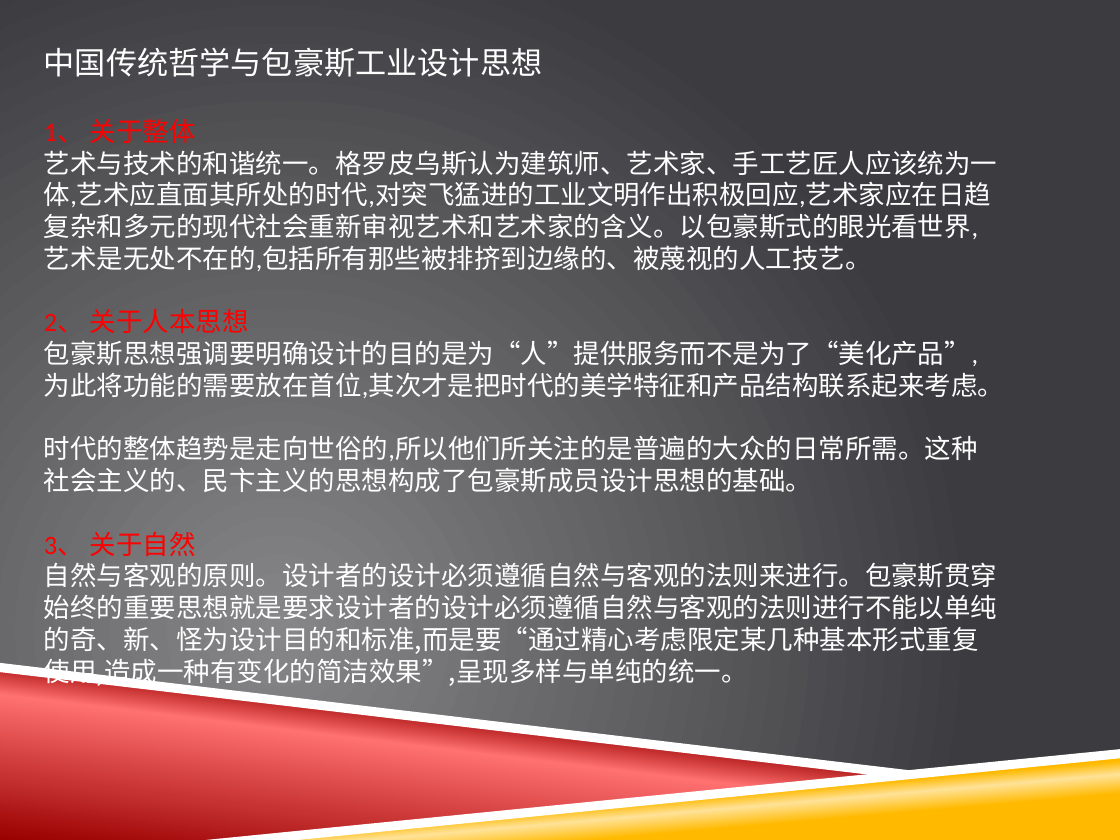
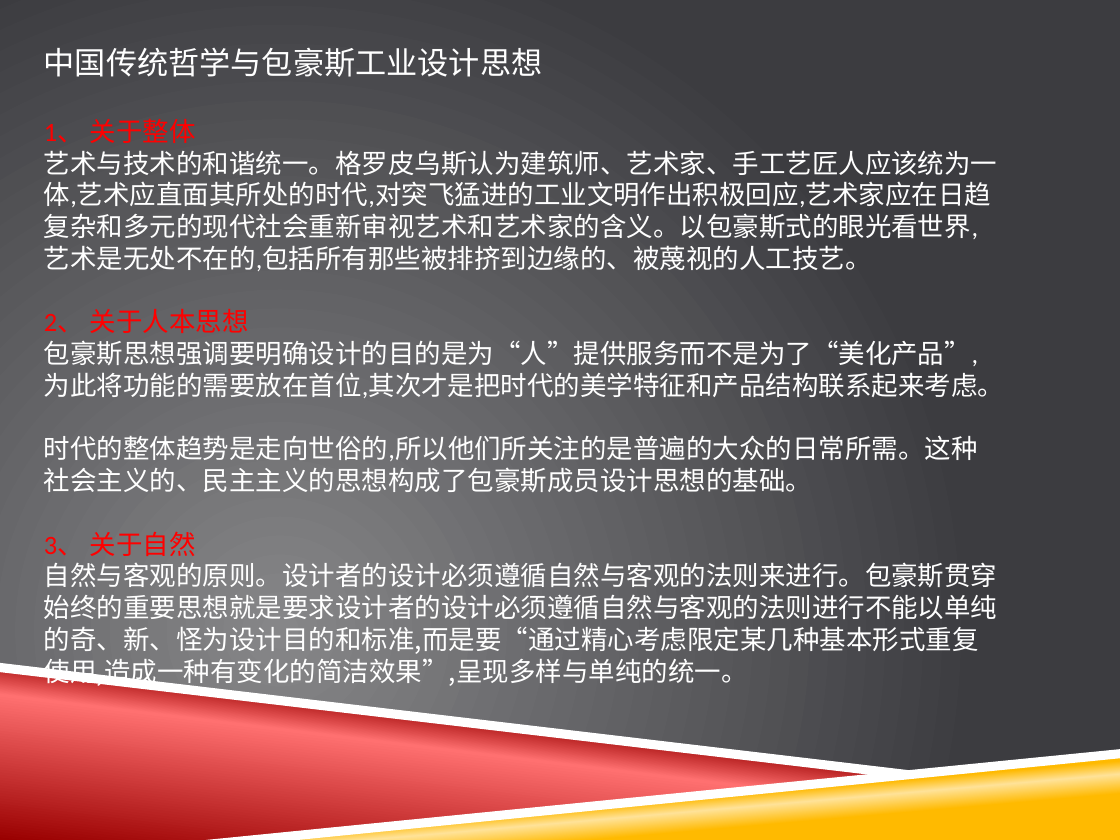
Before and after one commit to scplay/scplay.github.io, a slide deck: slide 8 of ppt/gerde.pptx. Drawn at 1120x840 pixels with LibreOffice and Linux fonts; fonts in the diff are those of the drawing; background and template pictures are left out. Boxes give left, top, right and bottom in pixels: in the first picture for what was removed or moved away, otherwise in the second. Text is boxed around its words. In the diff, an @@ line names an element or a change of style, - is before the commit and + after.

```diff
--- a/ppt/gerde.pptx
+++ b/ppt/gerde.pptx
@@ text at <box>44,309,1004,495</box>: text changed @@
-2、 关于人本思想
-包豪斯思想强调要明确设计的目的是为“人”提供服务而不是为了“美化产品”,为此将功能的需要放在首位,其次才是把时代的美学特征和产品结构联系起来考虑。
-时代的整体趋势是走向世俗的,所以他们所关注的是普遍的大众的日常所需。这种社会主义的、民卞主义的思想构成了包豪斯成员设计思想的基础。
+2、 关于人本思想
+包豪斯思想强调要明确设计的目的是为“人”提供服务而不是为了“美化产品”,为此将功能的需要放在首位,其次才是把时代的美学特征和产品结构联系起来考虑。
+时代的整体趋势是走向世俗的,所以他们所关注的是普遍的大众的日常所需。这种社会主义的、民主主义的思想构成了包豪斯成员设计思想的基础。
```
Also in this commit, not shown: 1 slide added, 4 other files.
